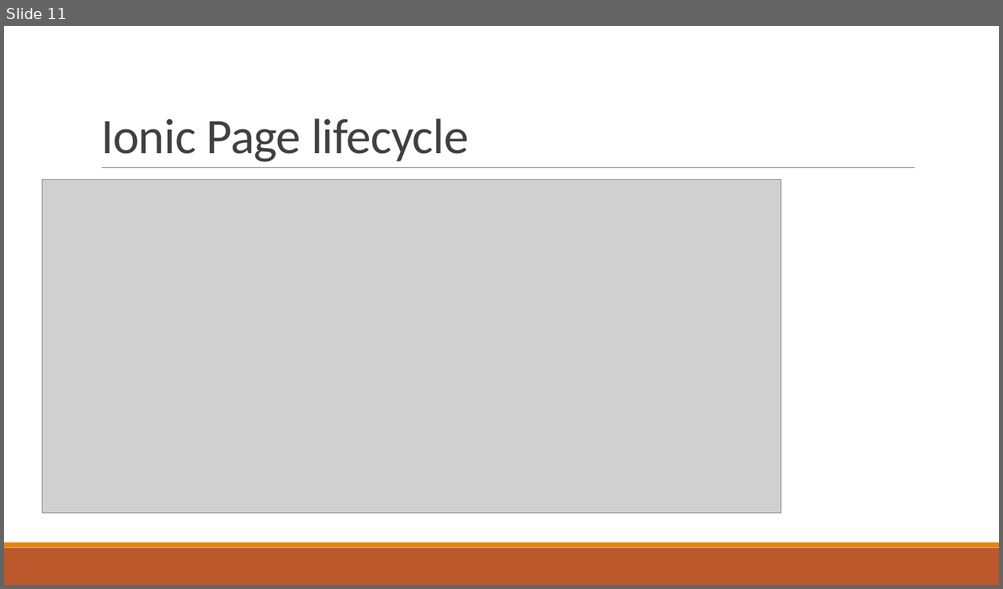
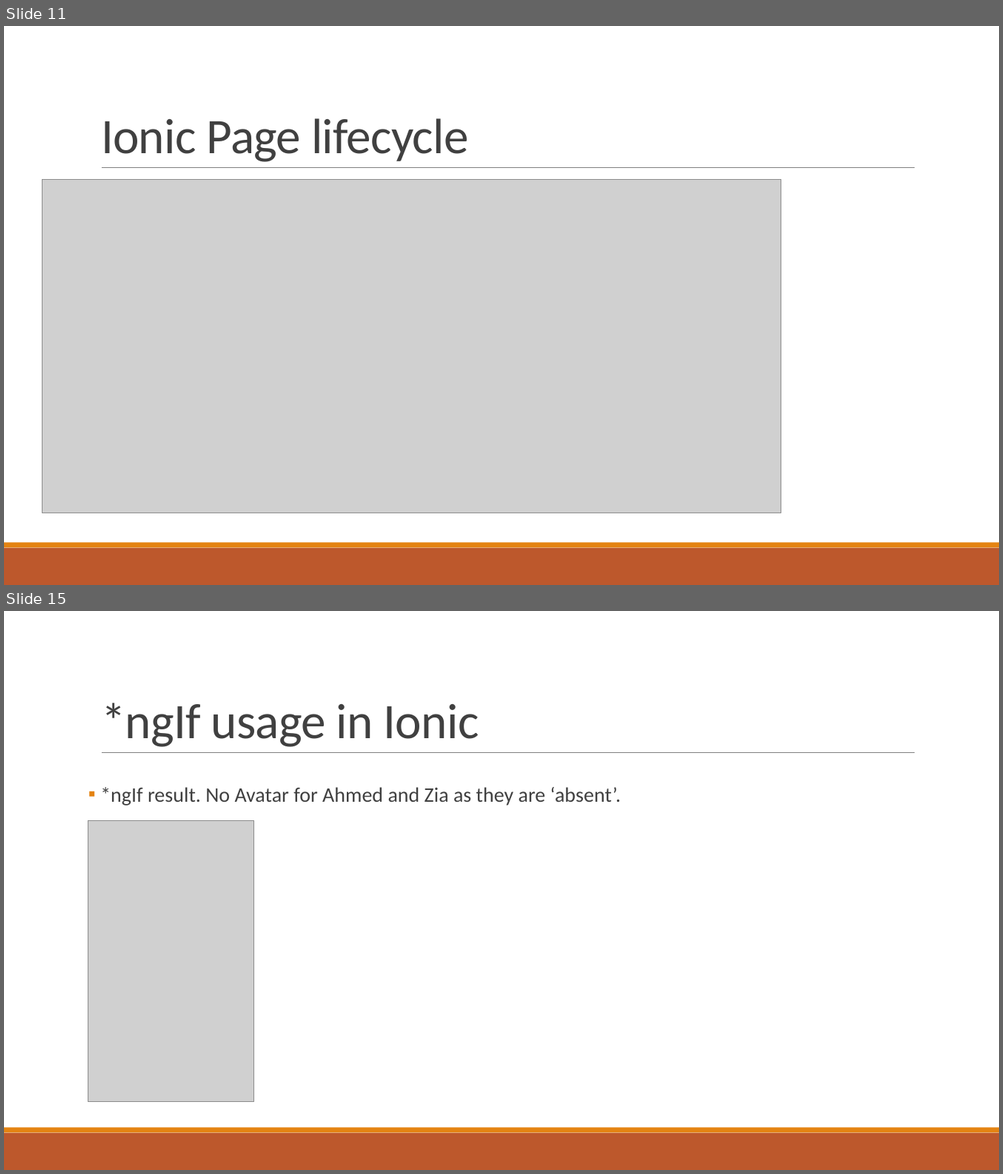
Before and after one commit to alamgirqazi/mobile-application-development-course, a slide deck: lecture 5/Lecture 5 - Mobile Application Development.pptx. Shown one above the other, each under a label of ours: slide 11 before the commit, slides 11 and 15 after it; the slides between them are not shown. The pictures are 1003x589 and 1003x1174 pixels, drawn with LibreOffice and Linux fonts; fonts in the diff are those of the drawing; grey boxes stand for pictures. Boxes give left, top, right and bottom in pixels: in the first picture for what was removed or moved away, otherwise in the second. Text is boxed around its words. In the diff, an @@ line names an element or a change of style, - is before the commit and + after.

```diff
--- a/lecture 5/Lecture 5 - Mobile Application Development.pptx
+++ b/lecture 5/Lecture 5 - Mobile Application Development.pptx
@@ slide 15 added at [4,611,999,1170], background #FFFFFF; not listed: 3 template elements that a slide beside it also shows @@
@@ title added at [101,703,479,747], 48 pt, text #404040 @@
+*ngIf usage in Ionic
@@ text added at [100,787,620,806], 20 pt, text #404040 @@
+▪ *ngIf result. No Avatar for Ahmed and Zia as they are ‘absent’.
@@ picture added at [88,820,254,1102] @@
```
Also in this commit, not shown: 3 other slides added, 3 other files.
